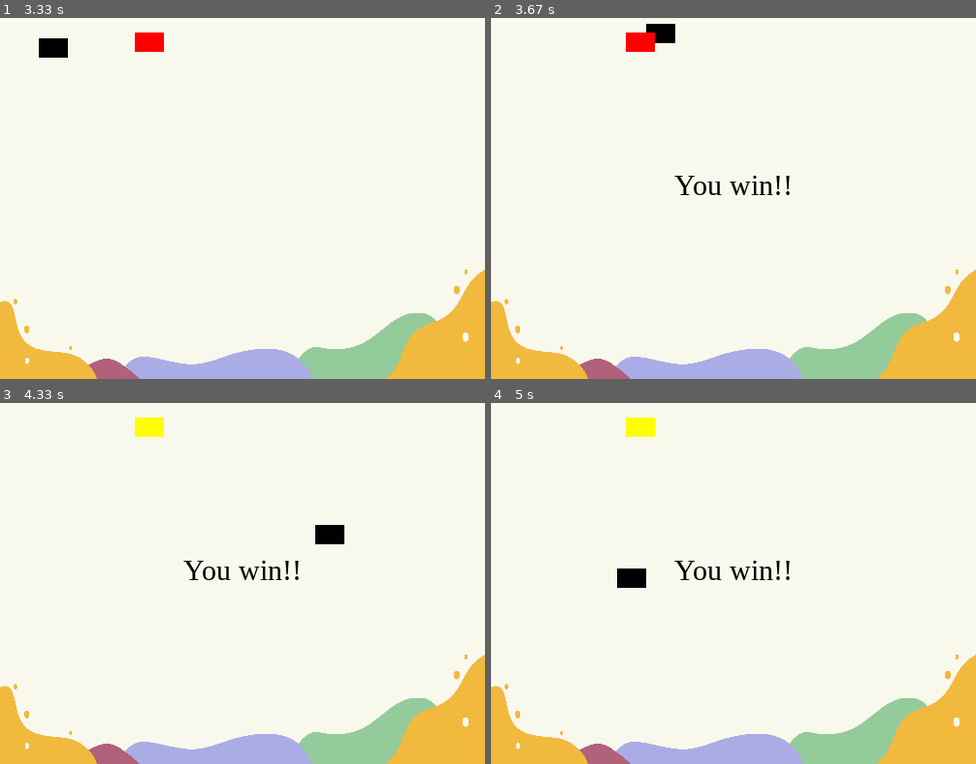
Above: before the commit, frames 1-4 (two rows, left to right).
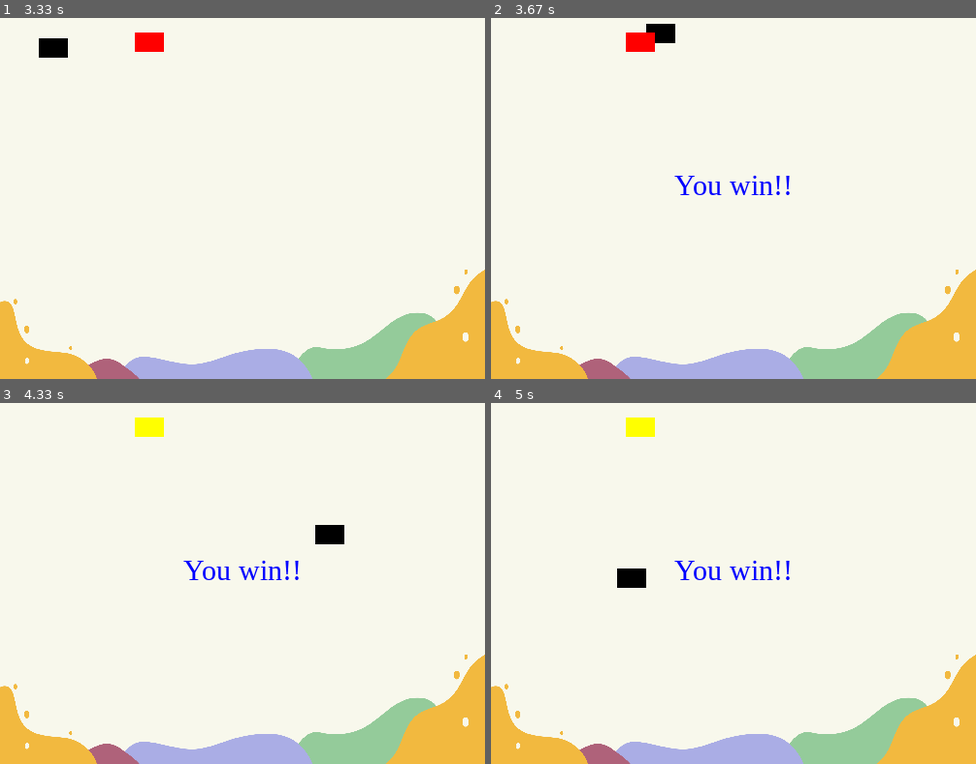
Above: after the commit, the same moments.

Repository: Hamza14055/Introduction-Python
Game: pygame game, started from Pygame/Sprite_Collision.py
The game is run twice, just before and just after one commit, with the same random seed, the same clock (stepped at 60 frames per second) and the same inputs.
Inputs:
- Up to frame 1 (3.33 s): hold Right 0.33-0.8 s; hold Up 0.83-1.13 s; hold Right 1.17-1.63 s; hold Left 1.67-2.2 s; hold Down 2.23-2.53 s; hold Left 2.57-2.97 s; hold Up from 3 s (still down)
- Up to frame 2 (3.67 s): release Up at 3.37 s; hold Right from 3.4 s (still down)
- Up to frame 3 (4.33 s): release Right at 4.03 s; hold Down from 4.07 s (still down)
- Up to frame 4 (5 s): release Down at 4.43 s; hold Left 4.47-4.93 s; hold Right from 4.97 s (still down)

Frame 1 is identical in both runs. In frame 2, 0.4% of the frame differs, in the area x 37-62%, y 43-50%; in frame 3, 0.4%; in frame 4, 0.4%.

Commit message:
Space_Invader(1)

Diff:
--- /dev/null
+++ b/Pygame/Space_Invader.py
@@ -0,0 +1,96 @@
+import math
+import random
+import pygame
+SCREEN_WIDTH = 800
+SCREEN_HEIGHT = 500
+PLAYER_START_X = 370
+PLAYER_START_Y = 380
+ENEMY_START_Y_MIN = 50
+ENEMY_START_Y_MAX = 150
+ENEMY_SPEED_X = 4
+ENEMY_SPEED_Y = 40
+BULLET_SPEED_Y =40
+COLLISION_DISTANCE = 27
+
+pygame.init()
+screen = pygame.display.set_mode((SCREEN_WIDTH,SCREEN_HEIGHT))
+
+background = pygame.image.load('background.png')
+
+pygame.display.set_caption("Space Invader")
+icon = pygame.image.load('ufo.png')
+pygame.display.set_icon(icon)
+
+PlayerImg = pygame.image.load("player.png")
+playerX = PLAYER_START_X
+playerY = PLAYER_START_Y
+player_x_change = 0
+
+
+enemyImg = []
+enemyX =[]
+enemyY =[]
+enemyX_change = []
+enemyY_change = []
+num_of_enemies =6
+
+for i in range(num_of_enemies):
+    enemyImg.append(pygame.image.load("enemy.png"))
+    enemyX.append(random.randint(0,SCREEN_WIDTH-64))
+    enemyY.append(random.randint(ENEMY_START_Y_MIN,
+                                 ENEMY_START_Y_MAX))
+
+
+bulletImg = pygame.image.load("bullet.png")
+bulletX = 0
+bulletY = PLAYER_START_Y
+bulletX_change = 0
+bulletY_change = BULLET_SPEED_Y
+bullet_state = "ready"
+
+score_value = 0
+fonr =pygame.font.Font('freesansbold.ttf',20)
+textX =10
+textY = 10
+
+over_font = pygame.font.Font('freesansbold.ttf',64)
+
+def show_score(x,y):
+    score = font.render("GAME OVER ", True,(255,255,255))
+    screen.blit(score,(x,y))
+
+def Game_Over_Text():
+    over_text = over_font.render("GAME OVER",True,(255,255,255))
+    screen.blit(over_text(200,250))
+
+def player(x,y):
+    screen.blit(PlayerImg,(x,y))
+
+def enemy(x,y,i):
+    screen.blit(enemyImg[i],(x,y))
+
+def fire_bullet(x,y):
+    global bullet_state
+    bullet_state = "fire"
+    screen.blit(bulletImg,(x+16,y+10))
+
+def isCollision(enemyX,enemyY,bulletX,bulletY):
+    distance = math.sqrt((enemyX-bulletX)**2-(enemyY-bulletY)**2)
+    return distance < COLLISION_DISTANCE
+running = True
+while running :
+    screen.fill((0,0,0))
+    screen.blit(background,(0,0))
+
+    for event in pygame.event.get():
+        if event.type == pygame.QUIT:
+            running = False
+        if event.type == pygame.KEYDOWN:
+            if event.key == pygame.K_LEFT:
+                playerX_change = -5
+            if event.key == pygame.K_RIGHT:
+                playerX_change = 5
+            if event.key == pygame.K_SPACE and bullet_state == "ready":
+                bulletX =playerX
+                fire_bullet(bulletX,bulletY)
+        if event.type == pygame.KEYUP and event.key in [pygame.K_LEFT,pygame.K_RIGHT]:
--- a/Pygame/Sprite_Collision.py
+++ b/Pygame/Sprite_Collision.py
@@ -49,7 +49,7 @@
     screen.blit(background_image,(0,0))
     all_sprites.draw(screen)
     if won:
-     win_text = font.render("You win!!", True, pygame.Color('black'))
+     win_text = font.render("You win!!", True, pygame.Color('Blue'))
      screen.blit(
         win_text,
         ((SCREEN_WIDTH - win_text.get_width()) // 2,
